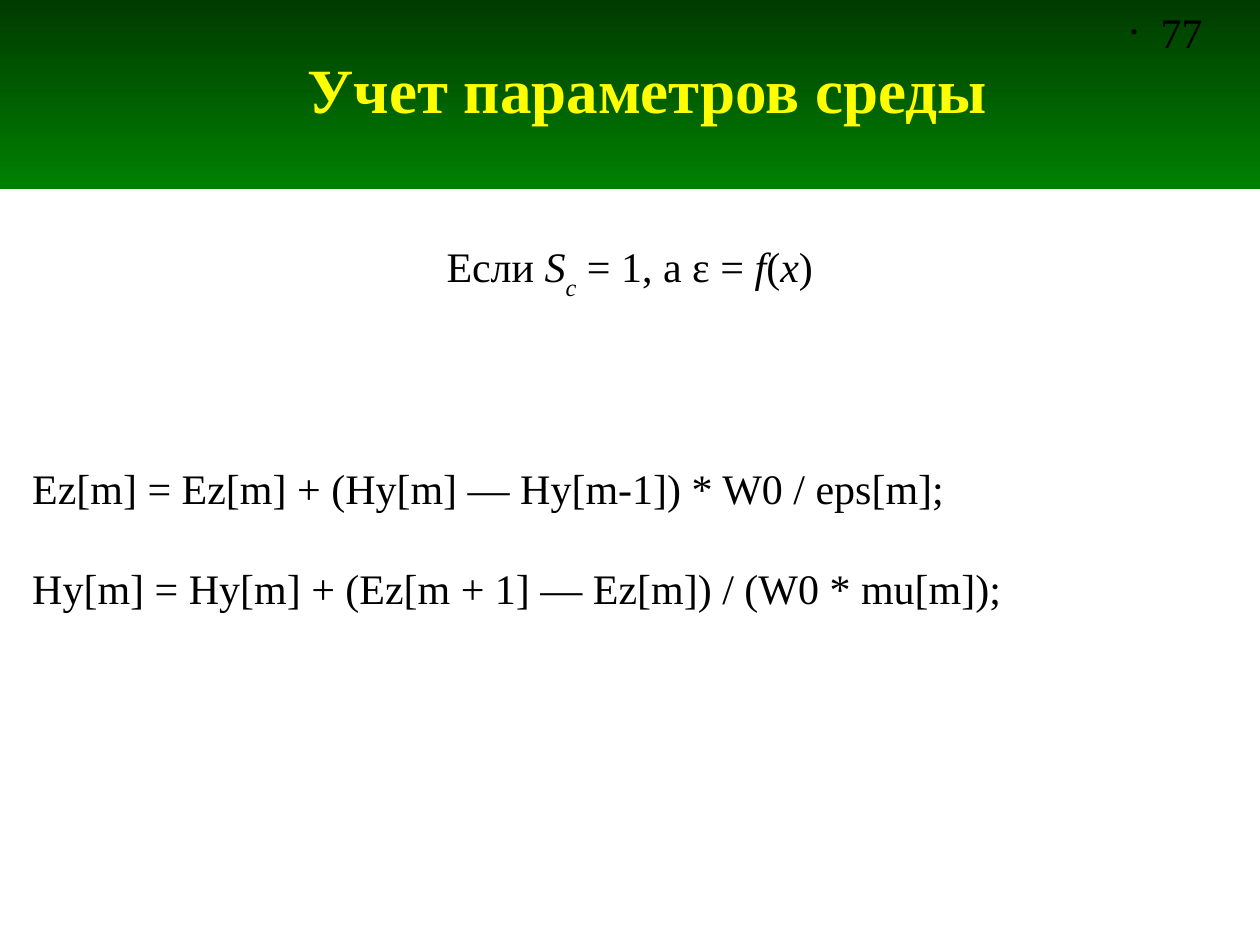
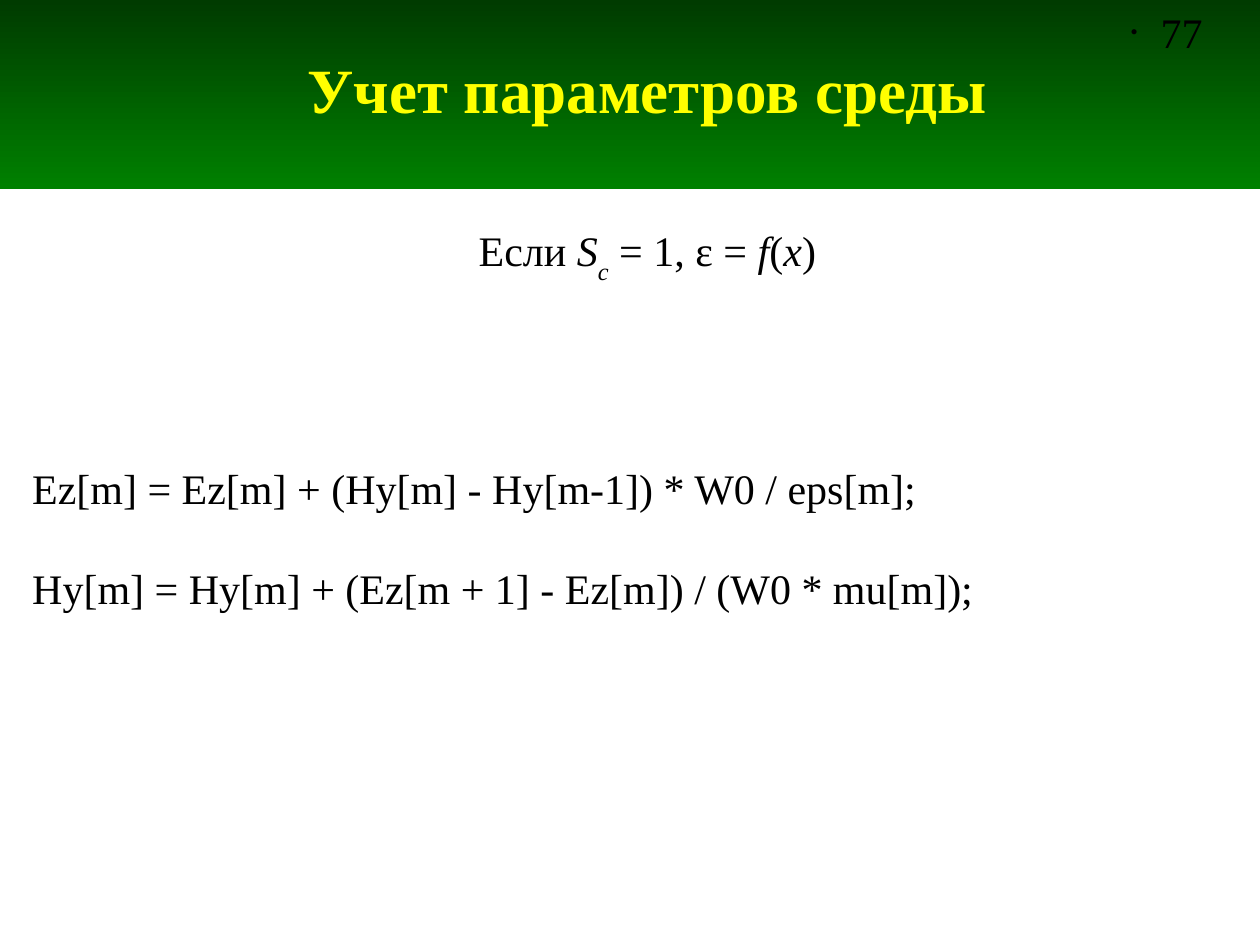
Before and after one commit to andris0147sv/modelling, a slide deck: slide 77 of presentations/2. FDTD.odp. Drawn at 1260x945 pixels with LibreOffice and Linux fonts; fonts in the diff are those of the drawing. Boxes give left, top, right and bottom in pixels: in the first picture for what was removed or moved away, otherwise in the second. Text is boxed around its words. In the diff, an @@ line names an element or a change of style, - is before the commit and + after.

```diff
--- a/presentations/2. FDTD.odp
+++ b/presentations/2. FDTD.odp
@@ text at (x1=479, y1=236, x2=816, y2=275): text changed @@
-Если Sc = 1, а ε = f(x)
+Если Sc = 1, ε = f(x)
@@ text at (x1=32, y1=475, x2=973, y2=613): text changed @@
-Ez[m] = Ez[m] + (Hy[m] — Hy[m-1]) * W0 / eps[m];
-Hy[m] = Hy[m] + (Ez[m + 1] — Ez[m]) / (W0 * mu[m]);
+Ez[m] = Ez[m] + (Hy[m] - Hy[m-1]) * W0 / eps[m];
+Hy[m] = Hy[m] + (Ez[m + 1] - Ez[m]) / (W0 * mu[m]);
```
Also in this commit, not shown: 6 other slides changed, 6 other files.
